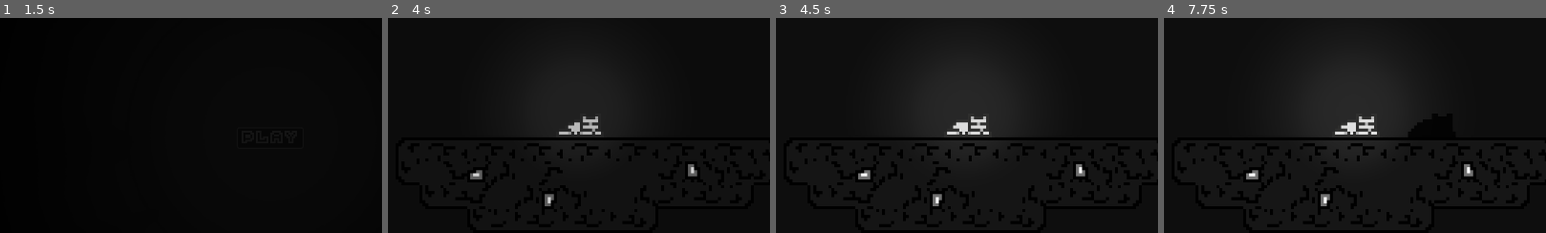
Above: before the commit, frames 1-4 (left to right).
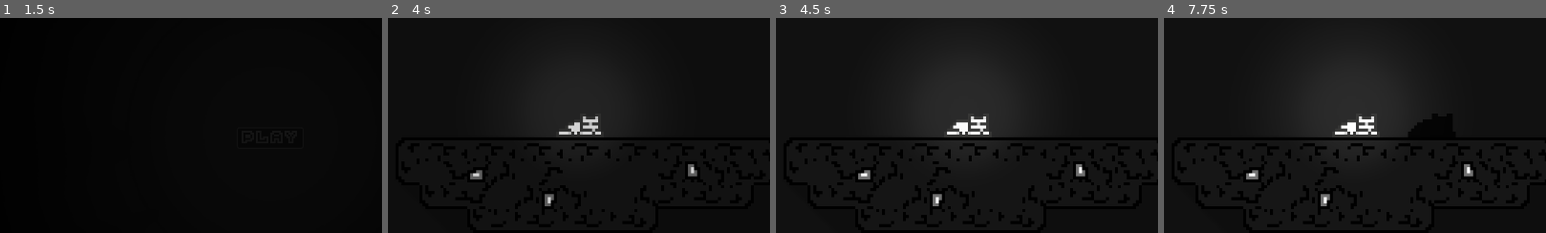
Above: after the commit, the same moments.

Repository: nwrenger/Crastination
Game: Godot game, scene res://World/Title.tscn
Two runs of this game, one before a commit and one after it. Both use one fixed random seed, a clock stepped at 60 frames per second and the inputs below.
Inputs:
- Up to frame 1 (1.5 s): click "PLAY" at 0.5 s; click "PLAY" at 1.25 s
- Up to frame 2 (4 s): tap Enter at 2 s; hold R 2.03-2.78 s; hold Right (ui_right) 2.03-3.53 s; tap W (ui_up) at 2.27, 3.02 s; tap R at 2.85 s; hold A (ui_left) from 3.53 s (still down); hold R from 3.53 s (still down)
- Up to frame 3 (4.5 s): release A (ui_left) at 4.28 s; release R at 4.28 s; hold Right (ui_right) from 4.28 s (still down); tap R at 4.35 s
- Up to frame 4 (7.75 s): tap W (ui_up) at 4.52, 5.27, 6.02, 7.52 s; tap Space at 5, 6.5 s; hold R 5.03-5.78 s; tap Enter at 5.75, 7.25 s; release Right (ui_right) at 5.78 s; hold A (ui_left) 5.78-6.53 s; tap R at 5.85, 7.35 s; hold Right (ui_right) 6.53-7.28 s; hold R 6.53-7.28 s; hold A (ui_left) from 7.28 s (still down)
The pictures show only the part of the screen within x 15-65%, y 22-72%; the shares and areas given below are measured in that part.

Frame 1 is identical in both runs. In frame 2, 0.3% of the frame differs, in the area x 45-56%, y 45-55%; in frame 3, 0.4%; in frame 4, 0.4%, in the area x 44-56%, y 45-55%.
Error in both runs: Cannot call method 'get_as_text' on a null value. (res://UI/Save.gd:13)

Commit message:
:sparkles: Added an Ambient Light

Diff:
--- a/World/Terrain/Background.tscn
+++ b/World/Terrain/Background.tscn
@@ -1,9 +1,17 @@
-[gd_scene load_steps=2 format=2]
+[gd_scene load_steps=2 format=3 uid="uid://b1dniodjt75fr"]
 
-[ext_resource path="res://World/Terrain/background.png" type="Texture2D" id=1]
+[ext_resource type="Texture2D" uid="uid://xdhedbvq4fc3" path="res://World/Terrain/background.png" id="1"]
 
 [node name="Background" type="Sprite2D"]
-modulate = Color( 0.101961, 0.101961, 0.101961, 1 )
+modulate = Color(0.101961, 0.101961, 0.101961, 1)
 show_behind_parent = true
-scale = Vector2( 100, 100 )
-texture = ExtResource( 1 )
+scale = Vector2(100, 100)
+texture = ExtResource("1")
+
+[node name="DirectionalLight2D" type="DirectionalLight2D" parent="."]
+texture_filter = 2
+rotation = -0.785398
+energy = 0.2
+shadow_enabled = true
+shadow_color = Color(0, 0, 0, 0.784314)
+shadow_filter = 2
--- a/World/Title.tscn
+++ b/World/Title.tscn
@@ -1,12 +1,12 @@
 [gd_scene load_steps=32 format=3 uid="uid://djljxmuirevbj"]
 
+[ext_resource type="Texture2D" uid="uid://xdhedbvq4fc3" path="res://World/Terrain/background.png" id="1_pp4xe"]
 [ext_resource type="SpriteFrames" uid="uid://c3qaqms5oug7b" path="res://Player/PlayerSprites.tres" id="2_m74x0"]
 [ext_resource type="Script" path="res://World/Title.gd" id="3"]
 [ext_resource type="Texture2D" uid="uid://buo25vgp3y7ea" path="res://World/Light/spot.png" id="3_ulocx"]
 [ext_resource type="PackedScene" uid="uid://cgrs1mfj4e2jd" path="res://World/Level/Level1.tscn" id="4"]
 [ext_resource type="Texture2D" uid="uid://rpwxhbcs7gbf" path="res://World/Light/light.png" id="4_2psgt"]
 [ext_resource type="PackedScene" uid="uid://bku0f3at4d2mb" path="res://UI/Music/MusicStopButton.tscn" id="5"]
-[ext_resource type="PackedScene" path="res://World/Terrain/Background.tscn" id="7"]
 [ext_resource type="PackedScene" uid="uid://bacx1pf3uyllq" path="res://UI/Itch.ioButton/ItchioButton.tscn" id="8"]
 [ext_resource type="PackedScene" uid="uid://dstdl7y5x6vik" path="res://UI/Fullscreen/FullscreenButton.tscn" id="10"]
 [ext_resource type="PackedScene" uid="uid://nuink81gy7tc" path="res://World/Level/Level2.tscn" id="11"]
@@ -108,8 +108,10 @@
 
 [node name="Title" type="Node2D"]
 
-[node name="Background" parent="." instance=ExtResource("7")]
-position = Vector2(0, 1)
+[node name="Background" type="Sprite2D" parent="."]
+modulate = Color(0.101961, 0.101961, 0.101961, 1)
+scale = Vector2(100, 100)
+texture = ExtResource("1_pp4xe")
 
 [node name="CatSprite" type="AnimatedSprite2D" parent="."]
 light_mask = 2
